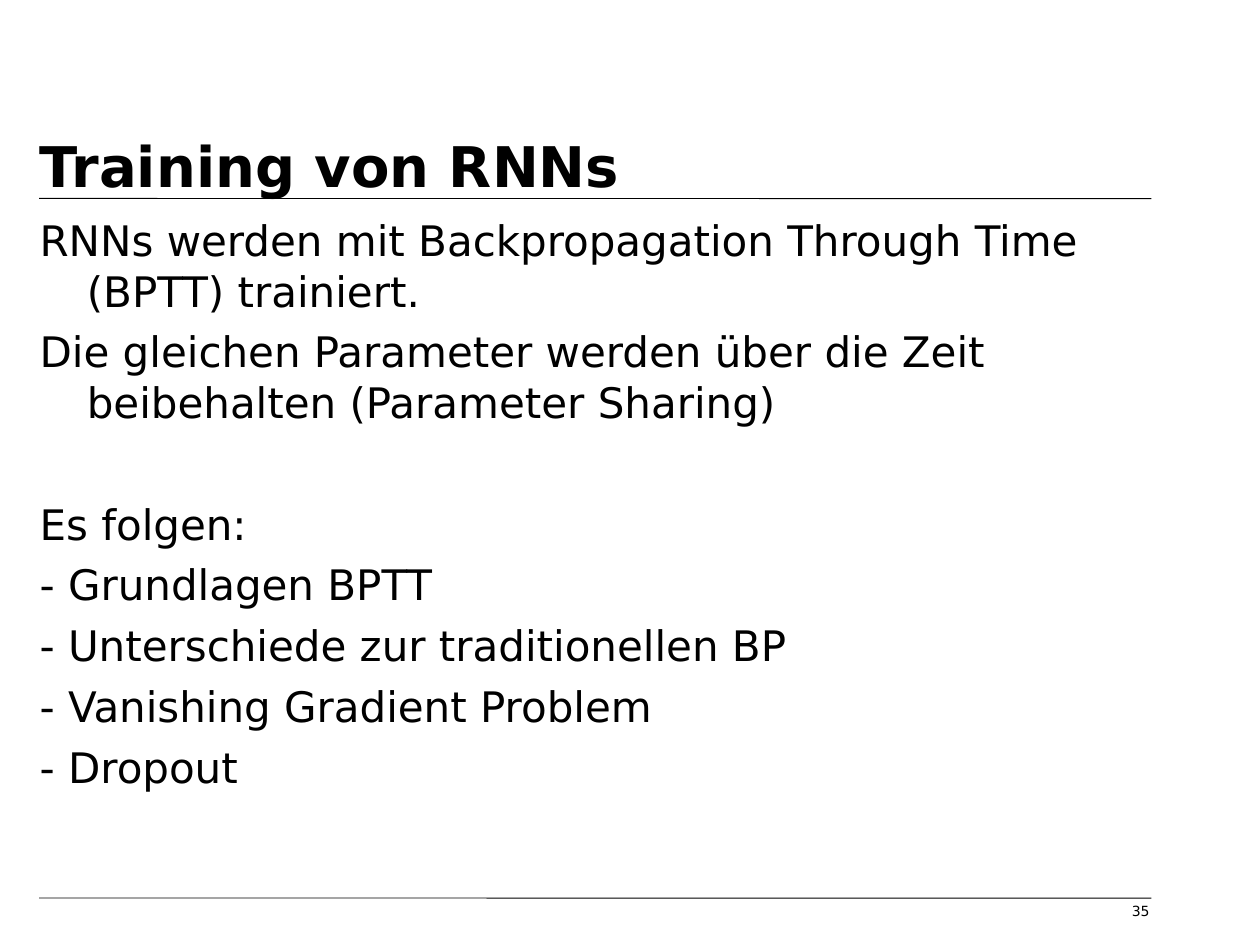
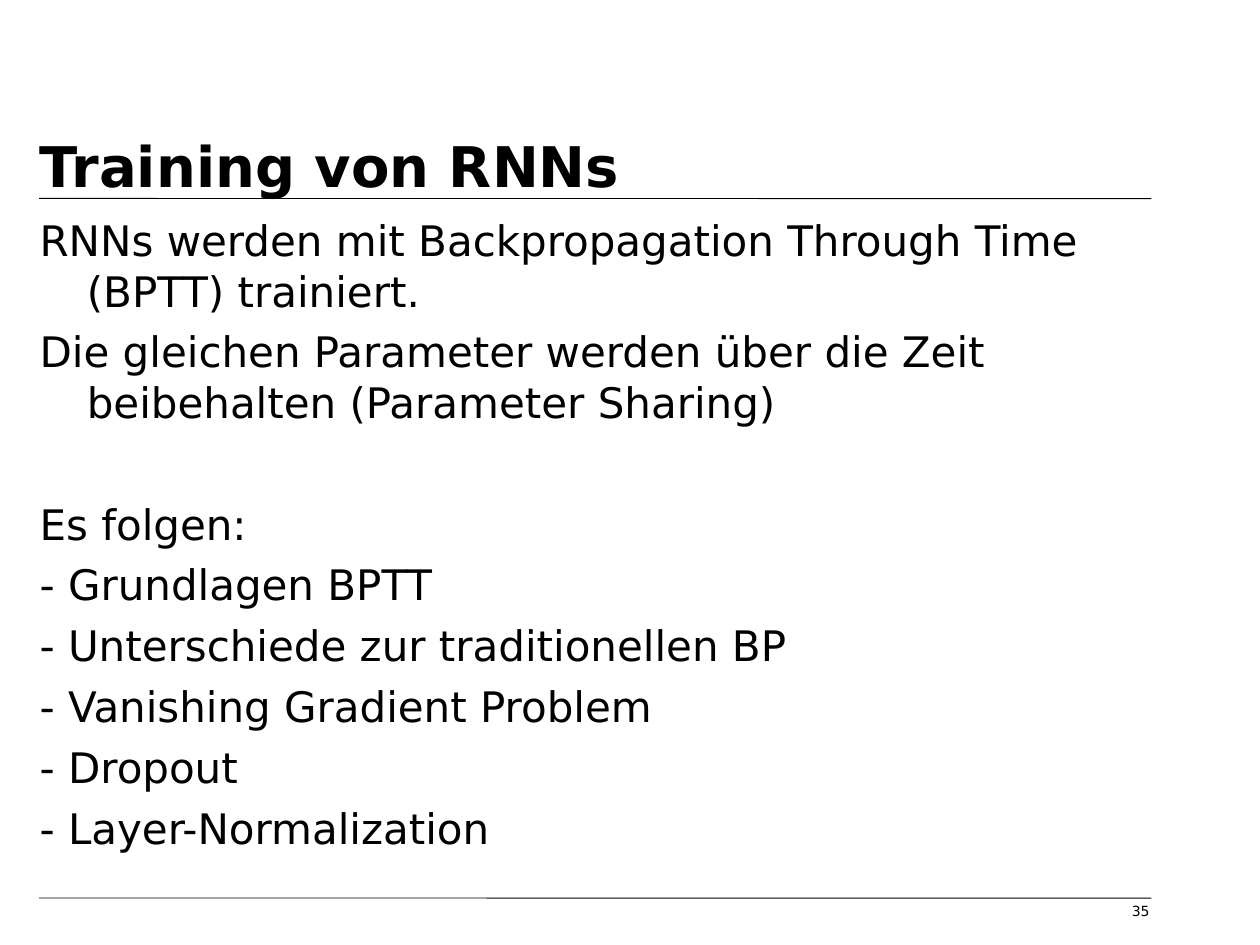
Before and after one commit to tfassbender/deep_learning_team_rnn, a slide deck: slide 35 of final/vorlesung_rnn_final.odp. Drawn at 1260x945 pixels with LibreOffice and Linux fonts; fonts in the diff are those of the drawing; background and template pictures are left out. Boxes give left, top, right and bottom in pixels: in the first picture for what was removed or moved away, otherwise in the second. Text is boxed around its words. In the diff, an @@ line names an element or a change of style, - is before the commit and + after.

```diff
--- a/final/vorlesung_rnn_final.odp
+++ b/final/vorlesung_rnn_final.odp
@@ text at (x1=68, y1=812, x2=489, y2=853): paragraph added @@
+- Layer-Normalization
```
Also in this commit, not shown: 8 other slides changed, 2 other files.
